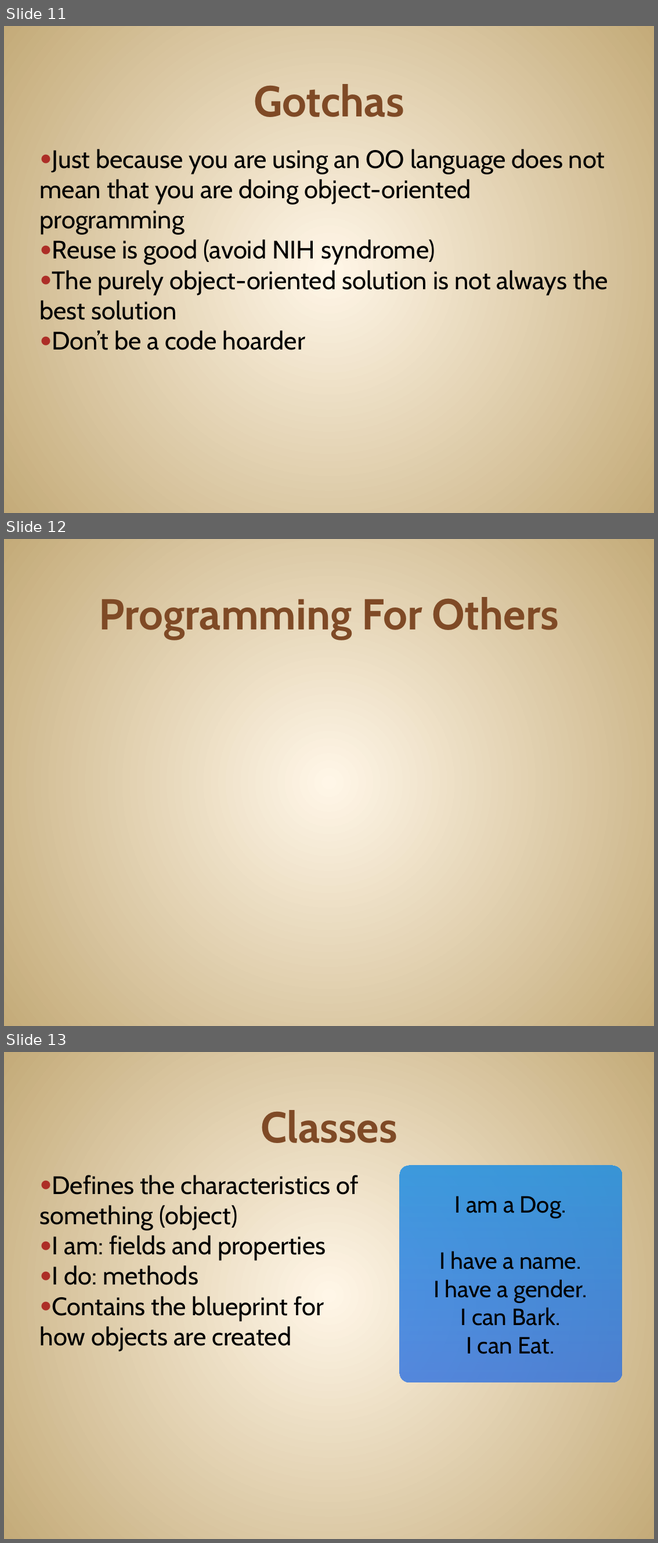
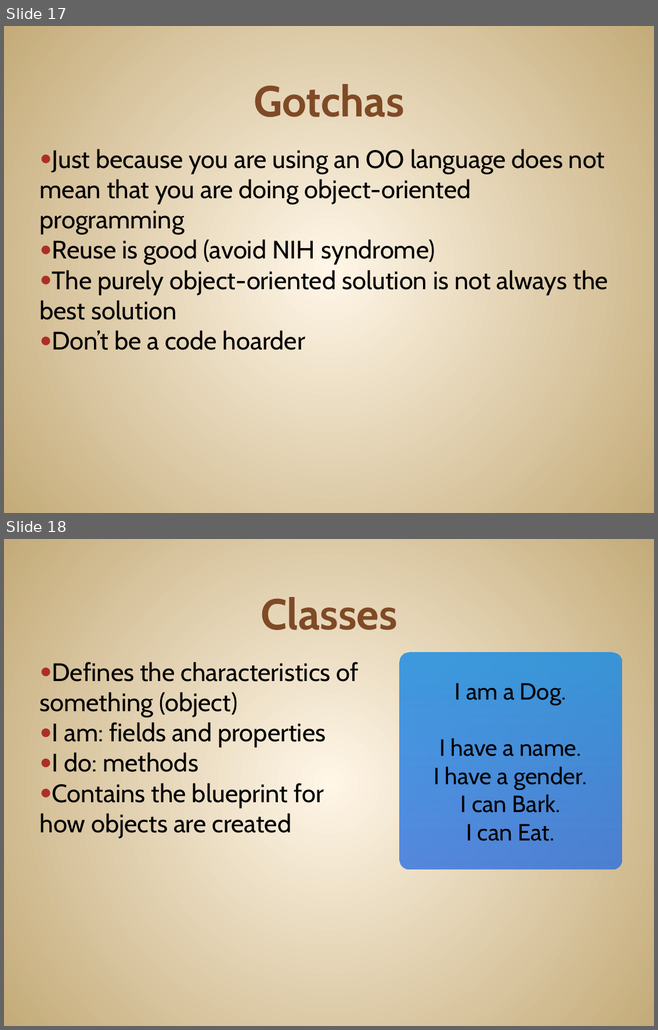
Before and after one commit to JonKruger/oop-solid-sample, a slide deck: slides/OOP-SOLID-CodeMash.pptx. Shown one above the other, each under a label of ours: slides 11, 12 and 13 before the commit, slides 17 and 18 after it. The pictures are 658x1543 and 658x1030 pixels, drawn with LibreOffice and Linux fonts; fonts in the diff are those of the drawing. Boxes give left, top, right and bottom in pixels: in the first picture for what was removed or moved away, otherwise in the second. Text is boxed around its words. In the diff, an @@ line names an element or a change of style, - is before the commit and + after.

```diff
--- a/slides/OOP-SOLID-CodeMash.pptx
+++ b/slides/OOP-SOLID-CodeMash.pptx
@@ slide 12 removed at (x1=4, y1=539, x2=654, y2=1026), background gradient #FFF7E8 to #C4AA7A @@
@@ title removed at (x1=99, y1=597, x2=558, y2=639) @@
-Programming For Others
@@ what was slide 11 is now slide 17 @@
@@ what was slide 13 is now slide 18 @@
```
Also in this commit, not shown: 5 slides changed, 6 slides added, 4 other slides removed.
